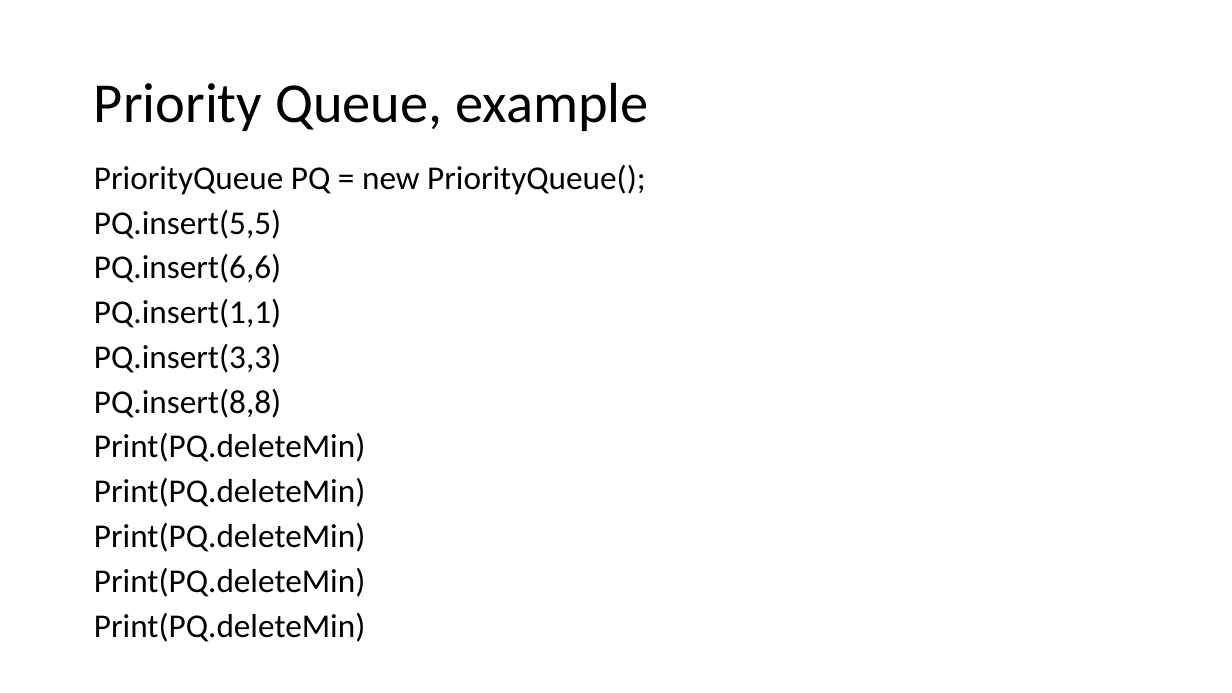
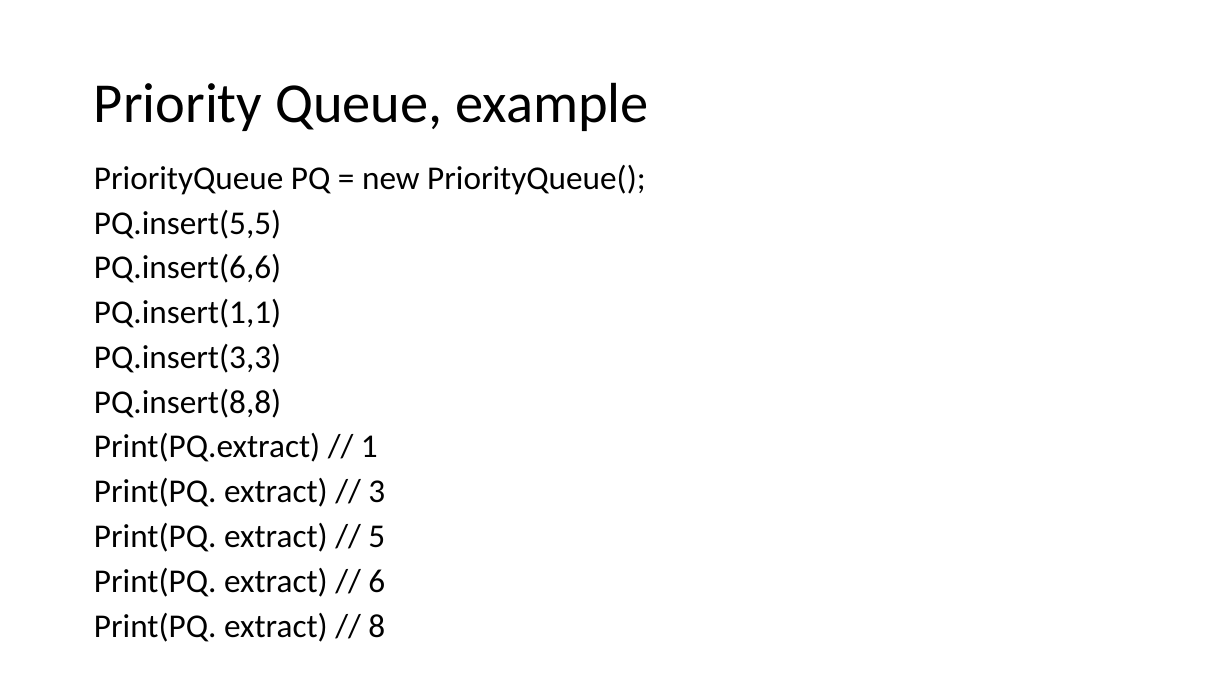
Before and after one commit to natebrunelle/cse332, a slide deck: slide 18 of markdown/files/slides/lecture4_analysis2_pqs_inka.pptx. Drawn at 1232x693 pixels with LibreOffice and Linux fonts; fonts in the diff are those of the drawing. Boxes give left, top, right and bottom in pixels: in the first picture for what was removed or moved away, otherwise in the second. Text is boxed around its words. In the diff, an @@ line names an element or a change of style, - is before the commit and + after.

```diff
--- a/markdown/files/slides/lecture4_analysis2_pqs_inka.pptx
+++ b/markdown/files/slides/lecture4_analysis2_pqs_inka.pptx
@@ text at [94, 433, 385, 642]: text changed @@
-Print(PQ.deleteMin)
-Print(PQ.deleteMin)
-Print(PQ.deleteMin)
-Print(PQ.deleteMin)
-Print(PQ.deleteMin)
+Print(PQ.extract) // 1
+Print(PQ. extract) // 3
+Print(PQ. extract) // 5
+Print(PQ. extract) // 6
+Print(PQ. extract) // 8
```
Also in this commit, not shown: 7 other slides changed, 13 other files.
